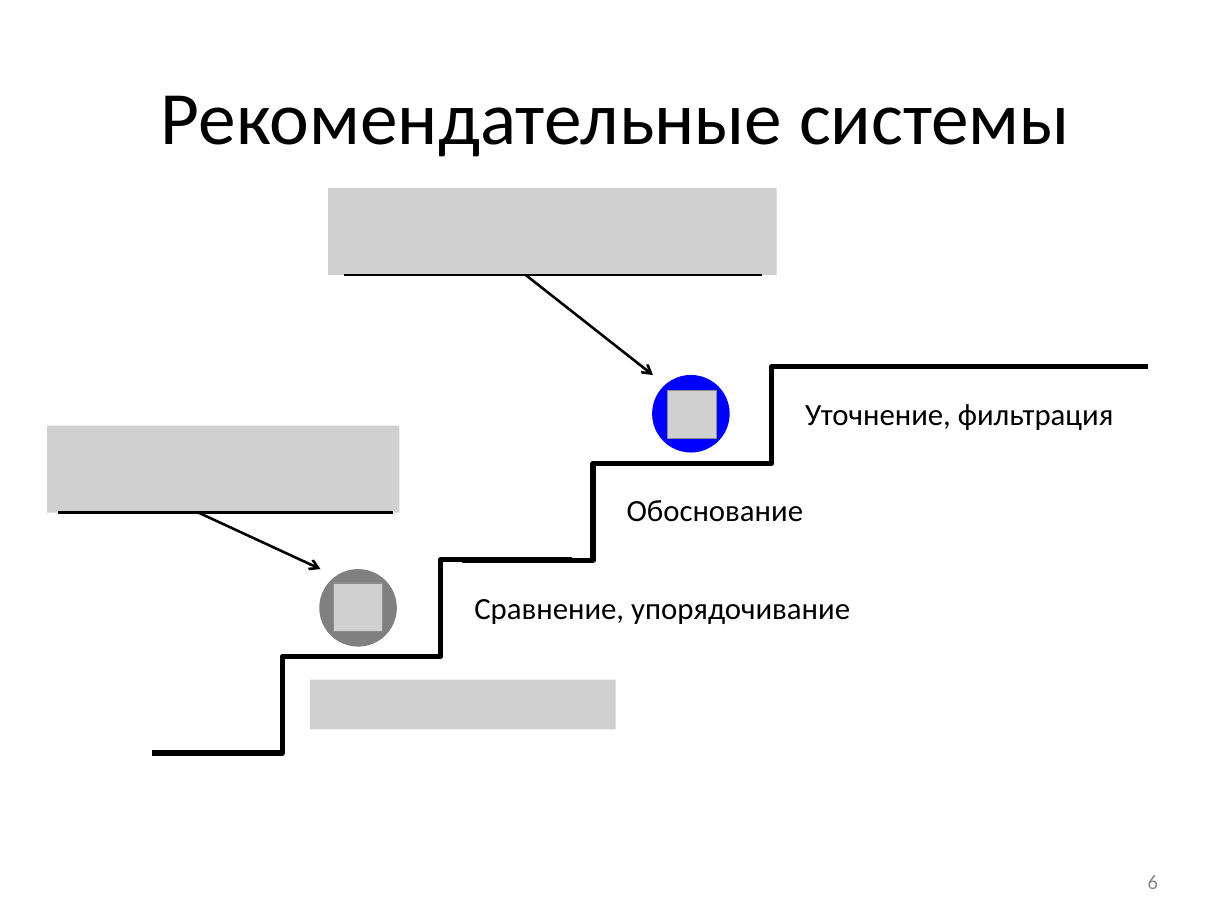
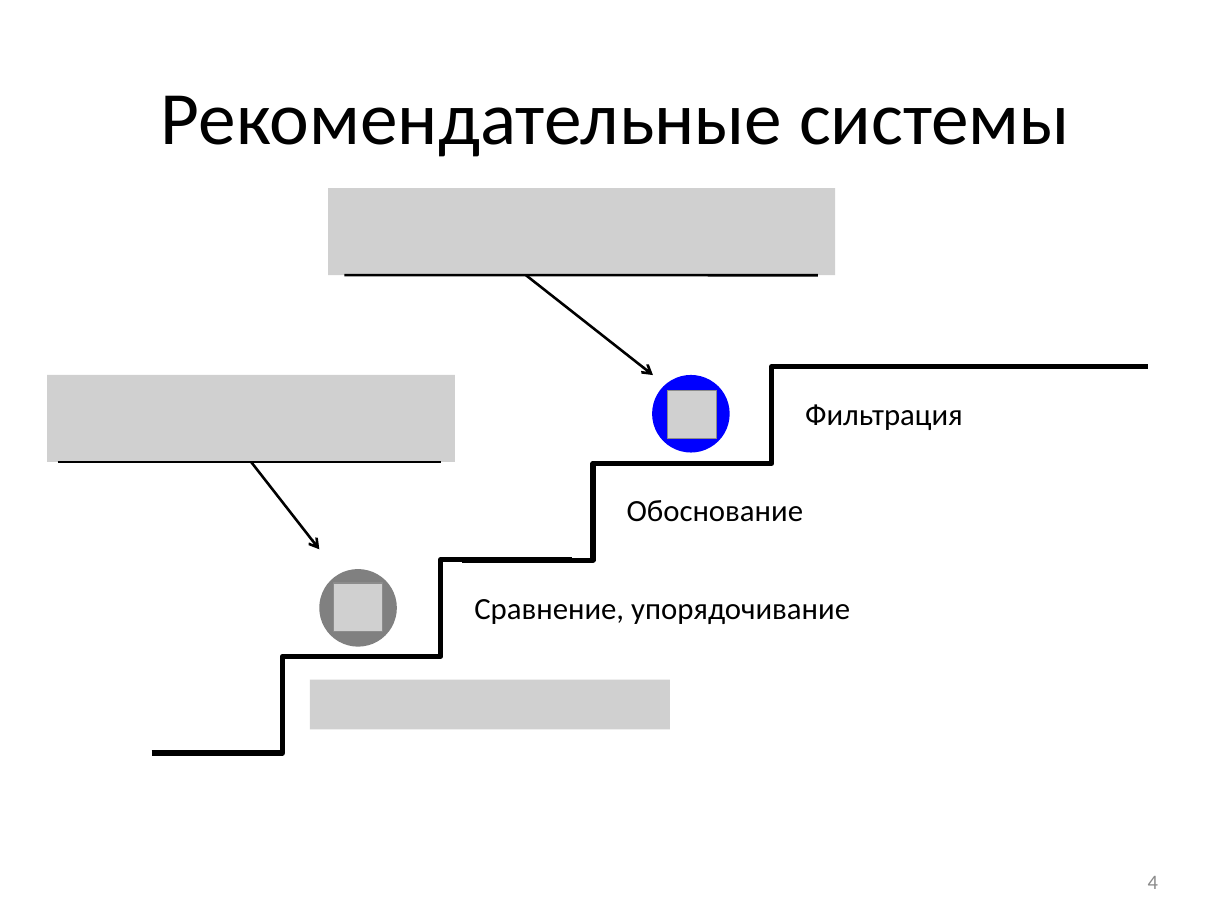
Before and after one commit to Otann/diploma, a slide deck: slide 4 of slides.pptx (slide 6 before the commit). Drawn at 1232x924 pixels with LibreOffice and Linux fonts; fonts in the diff are those of the drawing; grey boxes stand for pictures. Boxes give left, top, right and bottom in pixels: in the first picture for what was removed or moved away, otherwise in the second. Text is boxed around its words. In the diff, an @@ line names an element or a change of style, - is before the commit and + after.

```diff
--- a/slides.pptx
+++ b/slides.pptx
@@ picture: place and size @@
-picture at box(328, 188, 776, 276)
+picture at box(328, 188, 835, 276)
@@ line moved from (345, 275) - (761, 275) to (345, 275) - (818, 275) @@
@@ picture: place and size @@
-picture at box(47, 426, 399, 514)
+picture at box(47, 375, 455, 462)
@@ text at box(805, 404, 963, 430): text changed @@
-Уточнение, фильтрация
+Фильтрация
@@ line moved from (58, 513) - (393, 513) to (58, 462) - (441, 462) @@
@@ arrow moved from (198, 513) - (320, 569) to (251, 462) - (319, 549) @@
@@ picture: place and size @@
-picture at box(310, 680, 616, 729)
+picture at box(310, 680, 670, 729)
@@ page number at box(1148, 876, 1158, 889): text changed @@
-6
+4
```
Also in this commit, not shown: 8 other slides changed, 6 slides added, 6 slides removed, 4 other files.
